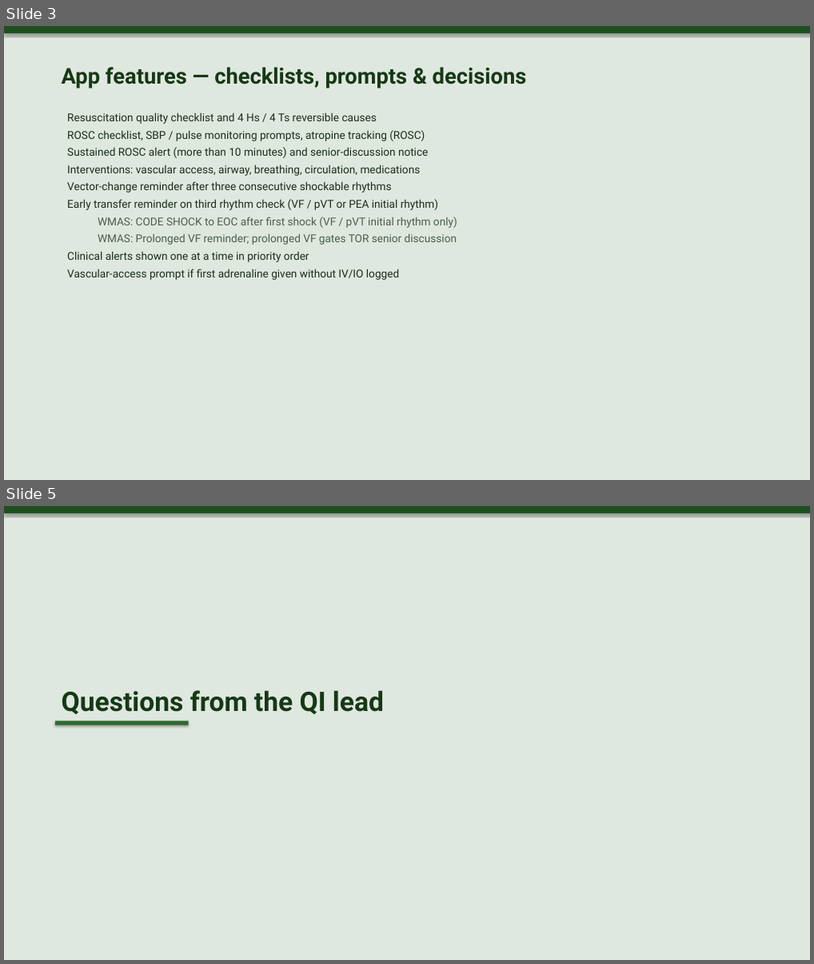
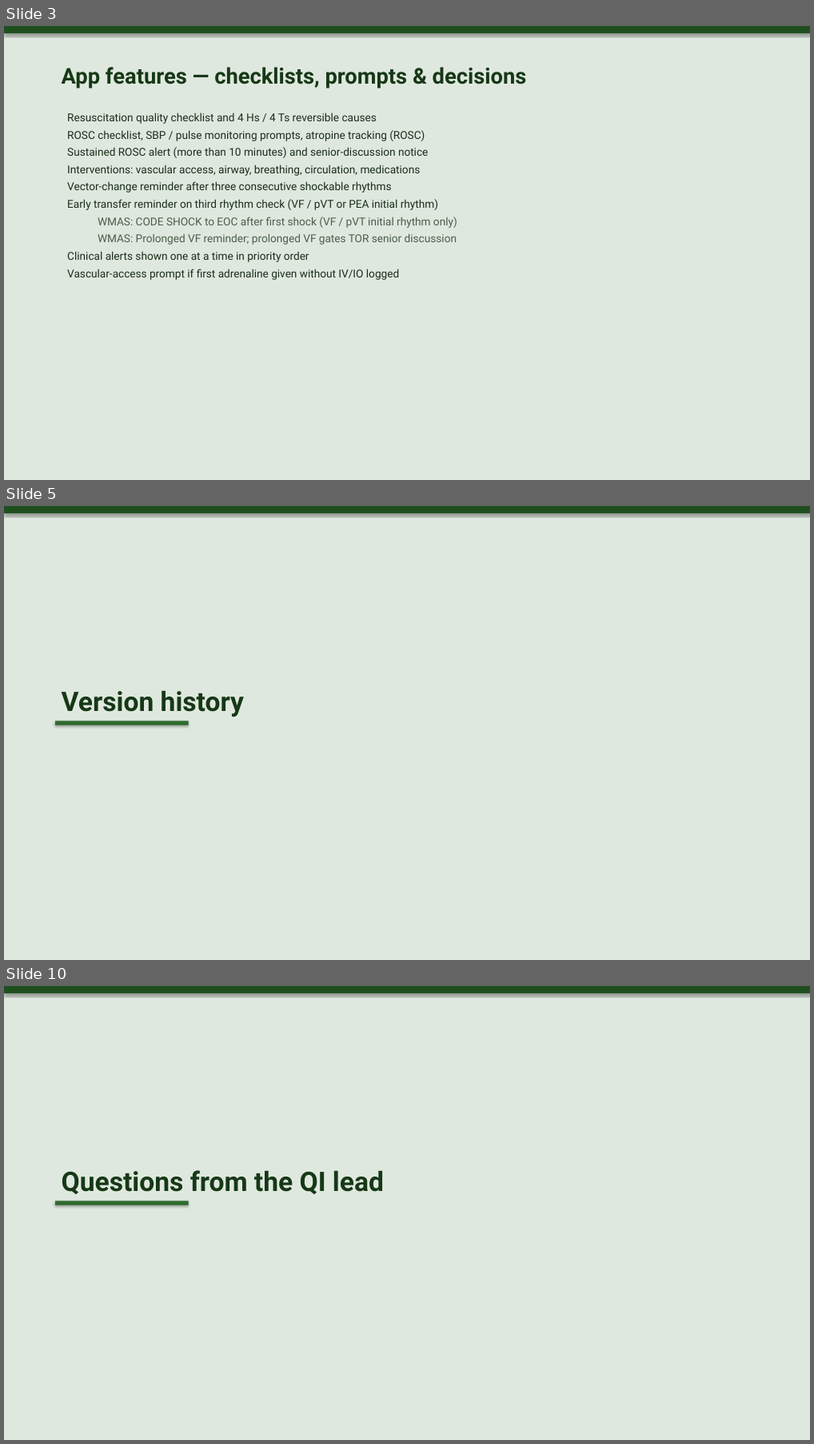
Before and after one commit to unicornfss/resusci-time, a slide deck: Resusci-Time-QI-and-Technical-Overview-new.pptx. Shown one above the other, each under a label of ours: slides 3 and 5 before the commit, slides 3, 5 and 10 after it; the slides between them are not shown. The pictures are 814x964 and 814x1444 pixels, drawn with LibreOffice and Linux fonts; fonts in the diff are those of the drawing. Boxes give left, top, right and bottom in pixels: in the first picture for what was removed or moved away, otherwise in the second. Text is boxed around its words. In the diff, an @@ line names an element or a change of style, - is before the commit and + after.

```diff
--- a/Resusci-Time-QI-and-Technical-Overview-new.pptx
+++ b/Resusci-Time-QI-and-Technical-Overview-new.pptx
@@ slide 5 added at (x1=4, y1=506, x2=810, y2=960), background #FFFFFF @@
@@ rectangle added at (x1=4, y1=506, x2=810, y2=960), fill #DFE8DF @@
@@ rectangle added at (x1=4, y1=506, x2=810, y2=513), fill #1F4F1F @@
@@ text added at (x1=62, y1=690, x2=244, y2=716), 32 pt, text #163816, bold @@
+Version history
@@ rectangle added at (x1=55, y1=720, x2=189, y2=725), fill #2D6A2D @@
@@ what was slide 5 is now slide 10 @@
```
Also in this commit, not shown: 8 slides changed, 6 other slides added, 1 slide removed, 19 other files.
